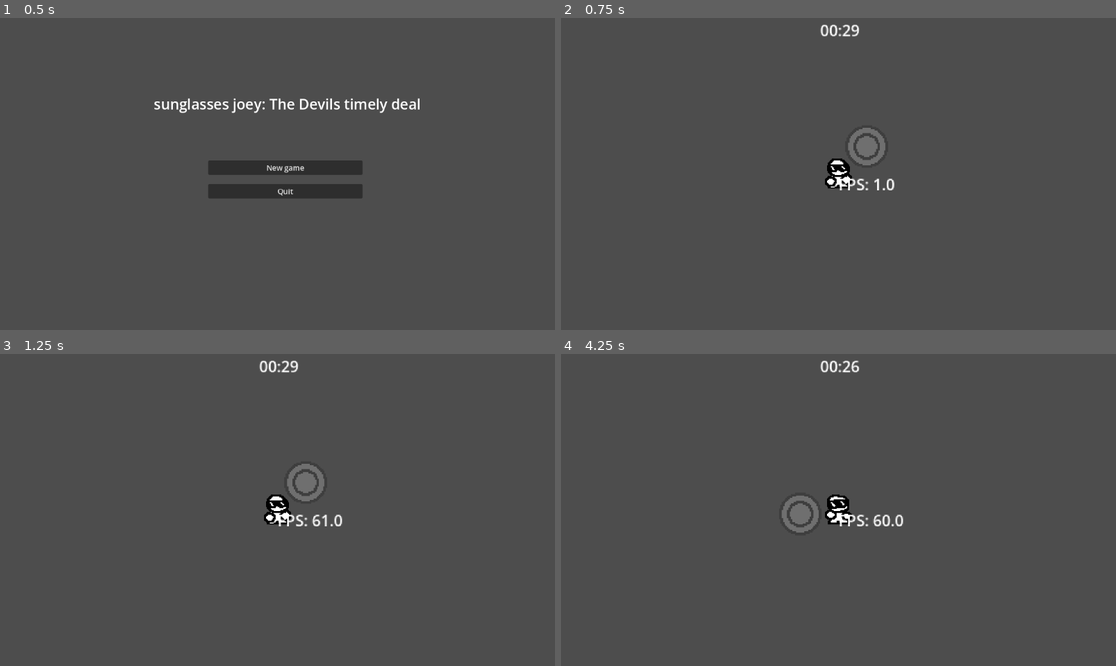
Above: before the commit, frames 1-4 (two rows, left to right).
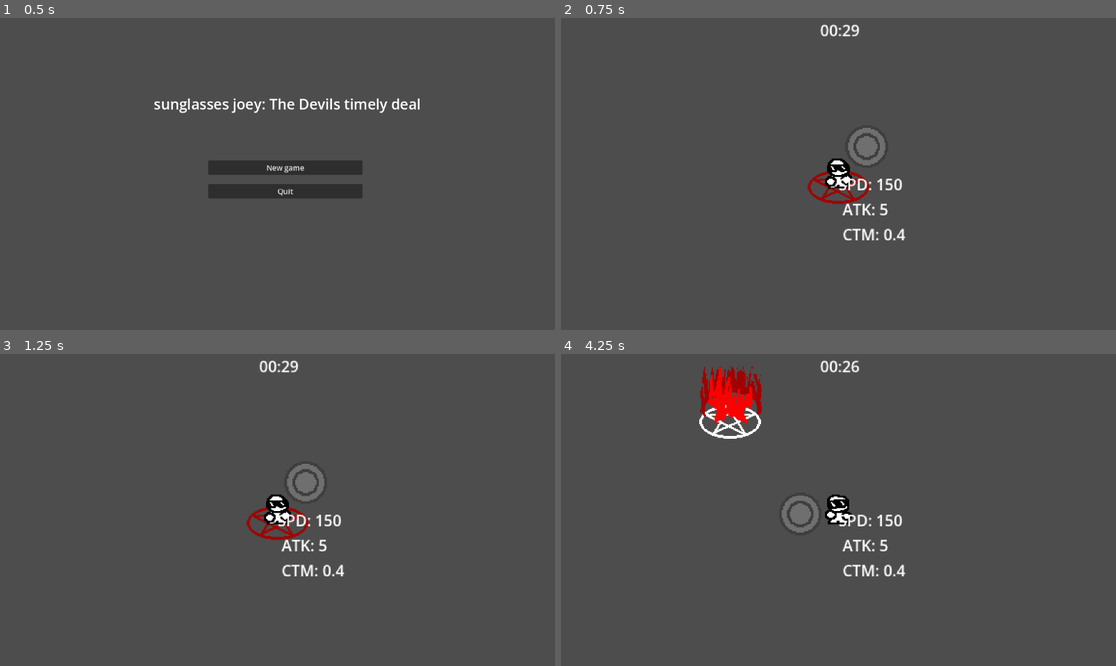
Above: after the commit, the same moments.

Repository: Daxlate/SunglassesJoey
Game: Godot game, scene res://scenes/main_menu.tscn
Same seed, same stepped clock (60 frames per second), same inputs: the game is played once before the commit and once after it.
Inputs (mouse positions are in pixels of both pictures, inside the frame that each line leads up to):
- Up to frame 1 (0.5 s): no input
- Up to frame 2 (0.75 s): click "New game" at 0.5 s
- Up to frame 3 (1.25 s): no input
- Up to frame 4 (4.25 s): click (716, 438) at 1.25 s, where only the run after the commit has a clickable "Edit me"; click (716, 578) at 2 s, where only the run after the commit has a clickable "Edit me"; move the mouse to (960, 494) at 2.77 s; hold D (MoveRight) 2.78-3.53 s; click (960, 494) at 2.85 s; move the mouse to (727, 525) at 3.52 s; hold S (MoveDown) from 3.53 s (still down); right-click (727, 525) at 3.6 s; click (727, 525) at 3.8 s

Frame 1 is identical in both runs. In frame 2, 0.9% of the frame differs, in the area x 44-63%, y 48-72%; in frame 3, 0.9%; in frame 4, 2.3%, in the area x 24-63%, y 3-72%.

Commit message:
Upgrades implemented

Diff:
--- a/scenes/mainscene.tscn
+++ b/scenes/mainscene.tscn
@@ -2,6 +2,7 @@
 
 [ext_resource type="Script" uid="uid://bqi287ck35rgk" path="res://scripts/Maincontrol.gd" id="1_4c2fu"]
 [ext_resource type="PackedScene" uid="uid://cabmdlahw5det" path="res://scenes/Sunglassesjoey.tscn" id="1_wtdyi"]
+[ext_resource type="PackedScene" uid="uid://bdkuo06wo2gwb" path="res://scripts/pentagramcorrect.tscn" id="3_mo382"]
 [ext_resource type="Script" uid="uid://bs86emueorrs2" path="res://scripts/thetimer.gd" id="3_nx3wj"]
 [ext_resource type="PackedScene" uid="uid://d4hfhuawifr8v" path="res://scenes/game_over.tscn" id="4_4c2fu"]
 
@@ -36,6 +37,8 @@
 unique_name_in_owner = true
 position = Vector2(-512, -453)
 rotation = 0.014519792
+
+[node name="Pentagram" parent="." unique_id=1269892955 instance=ExtResource("3_mo382")]
 
 [node name="Boundaries" type="Node2D" parent="." unique_id=284425844]
 
--- a/scripts/JoeyMovement.gd
+++ b/scripts/JoeyMovement.gd
@@ -3,12 +3,14 @@
 var is_gun = false
 var speed = 150
 var cooldown = false
-var upgrades = [false]
+var upgrades = [false, false, false]
+var attack = 5
 @onready var Crosshair = $Crosshair/Marker2D
-@onready var The_timer = get_node("/root/Mainscene/Thetimer")
+@onready var cooltime = $Timer.wait_time
+@onready var The_timer = get_node_or_null("/root/Mainscene/Thetimer")
 
 func _process(delta):
-
+	$Label.text = "SPD: " + str(speed) + "\n ATK: " + str(attack) + "\n CTM: " + str(cooltime)
 	var gun_position = Vector2(1, 1)
 	var angle_to_mouse = gun_position.angle_to_point(get_local_mouse_position())
 	var usable_angle = rad_to_deg(angle_to_mouse)
@@ -18,7 +20,7 @@
 	if (Input.is_action_just_pressed("shoot") && cooldown == false):
 		cooldown = true
 		shoot(usable_angle)
-		$Timer.start()
+		$Timer.start(cooltime)
 		print("it did")
 
 func shoot(angle_radians):
@@ -49,9 +51,10 @@
 	$AnimatedSprite2D.play("punch")
 
 func take_damage():
-	if The_timer.has_method("change_time"):
-			The_timer.change_time(-1)
-	print("ouch")
+	if(The_timer != null):
+		if The_timer.has_method("change_time"):
+				The_timer.change_time(-1)
+		print("ouch")
 
 func _on_timer_timeout() -> void:
 	print("poopoop")
--- a/scripts/basic_goon.gd
+++ b/scripts/basic_goon.gd
@@ -38,7 +38,7 @@
 
 func take_damage():
 	$AnimationPlayer.play("Hurt")
-	health -= 5
+	health -= player.attack
 	if health <= 0:
 		if The_timer.has_method("change_time"):
 			The_timer.change_time(3)
--- a/scripts/label.gd
+++ b/scripts/label.gd
@@ -1,4 +1,5 @@
 extends Label
+#@onready var joey = get_node("/root/TestingScene/Joey")
 
-func _process(delta: float) -> void:
-	text = "FPS: " + str(Engine.get_frames_per_second())
+#func _process(delta: float) -> void:
+	#text = "ATK: " + str(joey.attack) + "\nSPD: " + str(joey.speed) + "\nCDW: " + str(joey.cooltime)
--- a/scripts/pentagram.gd
+++ b/scripts/pentagram.gd
@@ -1,72 +1,95 @@
 extends Area2D
 var State = 0
 var joey = null
+var generated_upgrade = false
 var buttonstate = false
-#@onready var Upgrade = $Upgrade1
+var upgrade1 = null
+var upgrade2 = null
+var times = 0
+var vis = false
 
 func _process(delta):
-	%PentagramFloor.position = global_position
+	%PentagramFloor.position = position
+	%ExtraEffects.position = position + Vector2(1, -12)
 	var OverlappingBody = get_overlapping_bodies()
 	Everythingvisibility(false)
 	if OverlappingBody.size() > 0:
 		joey = OverlappingBody.front()
+		if (generated_upgrade == false):
+			generate_upgrade(1)
+			generate_upgrade(2)
 		if (State == 1):
 			Everythingvisibility(true)
-			%Upgrade1.UpdateTitle()
+			%Upgrade1.Update()
+			%Upgrade2.Update()
 			$LadyD/AnimatedSprite2D.play("LadyD")
 
 func Everythingvisibility(state: bool):
 	$LadyD/ColorRect.visible = state
 	$LadyD/AnimatedSprite2D.visible = state
-	$LadyD/Upgrade1/UpgradeDesc1.visible = state
-	$LadyD/Upgrade1/UpgradeIcon1.visible = state
-	$LadyD/Upgrade1/UpgradeTitle1.visible = state
+	$LadyD/Upgrade1/UpgradeDesc.visible = state
+	$LadyD/Upgrade1/UpgradeIcon.visible = state
+	$LadyD/Upgrade1/UpgradeTitle.visible = state
+	$LadyD/Upgrade2/UpgradeDesc.visible = state
+	$LadyD/Upgrade2/UpgradeIcon.visible = state
+	$LadyD/Upgrade2/UpgradeTitle.visible = state
 
 	var buttonstate = state
 	if state:
 		%Upgrade1.texture_normal = load("res://Sprites/UpgradesIcon/UpgradesHolder1.png")
+		%Upgrade2.texture_normal = load("res://Sprites/UpgradesIcon/UpgradesHolder1.png")
+		vis = true
 	else:
 		%Upgrade1.texture_normal = load("res://Sprites/UpgradesIcon/UpgradesHolder3.png")
+		%Upgrade2.texture_normal = load("res://Sprites/UpgradesIcon/UpgradesHolder3.png")
+		vis = false
 
 
 
 func _on_timer_timeout():
-	$Label.text = "yippe"
 	TurnOn()
-
 func TurnOff():
 	State = 0
 	%PentagramFloor.play("Off")
 func TurnOn():
 	State = 1
+	upgrade1 = null
+	generated_upgrade = false
 	%PentagramFloor.play("LightUp")
 	%ExtraEffects.play("Animation")
-
 func _on_pentagram_floor_animation_finished():
 	if State == 1:
 		%PentagramFloor.play("On")
-		$Label.text = "sauce"
-
 func _on_extra_effects_animation_finished():
 	%ExtraEffects.play("Off")
+func generate_upgrade(which: int):
+	times += 1
+	var randomupgrade = randi_range(0,2)
+	if (joey.upgrades.count(false) > 1):
+		while (joey.upgrades[randomupgrade]):
+			randomupgrade = randi_range(0,1)
+		if (upgrade1 == null):
+			upgrade1 = randomupgrade
+		elif (upgrade1 == randomupgrade):
+			while (upgrade1 == randomupgrade):
+				randomupgrade = randi_range(0,1)
+	var upgradebutton = get_node("%Upgrade" + str(which))
+	upgradebutton.Upgrade = randomupgrade
+	generated_upgrade = true
 
 
-func _on_upgrade_1_pressed() -> void:
-	TurnOff()
-	$Timer.start()
-	$Label.text = "SASDASD"
-	if (joey != null):
-		var where = joey.upgrades.size() + 1
-		joey.upgrades[0] = true
-		joey.speed += 100
-
-
-func _on_button_pressed() -> void:
-	if buttonstate:
+func _on_upgrade_pressed(source: BaseButton) -> void:
+	if vis:
 		TurnOff()
 		$Timer.start()
-		$Label.text = "SASDASD"
 		if (joey != null):
-			var where = joey.upgrades.size() + 1
-			joey.upgrades[0] = true
-			joey.speed += 100
+			match (source.Upgrade):
+				0:
+					#joey.upgrades[0] = true
+					joey.speed += 100
+				1:
+					#joey.upgrades[1] = true
+					joey.attack += 3
+				2:
+					joey.upgrades[2] = true
+					joey.cooltime = joey.cooltime * 0.75
--- a/scripts/pentagramcorrect.tscn
+++ b/scripts/pentagramcorrect.tscn
@@ -6,6 +6,17 @@
 [ext_resource type="Texture2D" uid="uid://cv0md4aftfur2" path="res://Sprites/UpgradesIcon/UpgradeIcon1.png" id="4_k5ok5"]
 
 [node name="Pentagram" unique_id=1269892955 instance=ExtResource("1_habj7")]
+
+[node name="ExtraEffects" parent="." index="0" unique_id=509498160]
+frame_progress = 0.0
+
+[node name="Label" parent="." index="2" unique_id=1146261009]
+visible = false
+offset_left = 16.0
+offset_top = 16.0
+offset_right = 70.0
+offset_bottom = 61.0
+theme_override_font_sizes/font_size = 16
 
 [node name="Timer" parent="." index="3" unique_id=829150403]
 wait_time = 3.0
@@ -23,30 +34,30 @@
 [node name="Upgrade1" type="TextureButton" parent="LadyD" index="2" unique_id=597344761]
 unique_name_in_owner = true
 visibility_layer = 2
-offset_left = 64.0
-offset_top = 64.0
-offset_right = 608.0
-offset_bottom = 320.0
+offset_left = 48.0
+offset_top = 48.0
+offset_right = 592.0
+offset_bottom = 304.0
 texture_normal = ExtResource("2_7efxm")
 stretch_mode = 0
 script = ExtResource("3_10ngd")
 
-[node name="UpgradeIcon1" type="Sprite2D" parent="LadyD/Upgrade1" index="0" unique_id=1657021687]
+[node name="UpgradeIcon" type="Sprite2D" parent="LadyD/Upgrade1" index="0" unique_id=1657021687]
 position = Vector2(80, 80)
 scale = Vector2(2, 2)
 texture = ExtResource("4_k5ok5")
 
-[node name="UpgradeTitle1" type="Label" parent="LadyD/Upgrade1" index="1" unique_id=1188491644]
+[node name="UpgradeTitle" type="Label" parent="LadyD/Upgrade1" index="1" unique_id=1188491644]
 layout_mode = 0
 offset_left = 154.0
 offset_top = 62.0
 offset_right = 322.0
 offset_bottom = 93.0
 theme_override_font_sizes/font_size = 22
-text = "Edit me daddy"
+text = "Edit me"
 uppercase = true
 
-[node name="UpgradeDesc1" type="RichTextLabel" parent="LadyD/Upgrade1" index="2" unique_id=1265301683]
+[node name="UpgradeDesc" type="RichTextLabel" parent="LadyD/Upgrade1" index="2" unique_id=1265301683]
 layout_mode = 0
 offset_left = 27.0
 offset_top = 141.0
@@ -56,4 +67,41 @@
 theme_override_font_sizes/normal_font_size = 16
 text = "please for the love of god edit me i want nothing more in this existence than to be edited"
 
-[connection signal="pressed" from="LadyD/Upgrade1" to="." method="_on_upgrade_1_pressed"]
+[node name="Upgrade2" type="TextureButton" parent="LadyD" index="3" unique_id=1119972690]
+unique_name_in_owner = true
+visibility_layer = 2
+offset_left = 48.0
+offset_top = 336.0
+offset_right = 592.0
+offset_bottom = 592.0
+texture_normal = ExtResource("2_7efxm")
+stretch_mode = 0
+script = ExtResource("3_10ngd")
+
+[node name="UpgradeIcon" type="Sprite2D" parent="LadyD/Upgrade2" index="0" unique_id=2107763815]
+position = Vector2(80, 80)
+scale = Vector2(2, 2)
+texture = ExtResource("4_k5ok5")
+
+[node name="UpgradeTitle" type="Label" parent="LadyD/Upgrade2" index="1" unique_id=454036541]
+layout_mode = 0
+offset_left = 154.0
+offset_top = 62.0
+offset_right = 322.0
+offset_bottom = 93.0
+theme_override_font_sizes/font_size = 22
+text = "Edit me"
+uppercase = true
+
+[node name="UpgradeDesc" type="RichTextLabel" parent="LadyD/Upgrade2" index="2" unique_id=99641832]
+layout_mode = 0
+offset_left = 27.0
+offset_top = 141.0
+offset_right = 516.0
+offset_bottom = 232.0
+mouse_filter = 2
+theme_override_font_sizes/normal_font_size = 16
+text = "please for the love of god edit me i want nothing more in this existence than to be edited"
+
+[connection signal="pressed" from="LadyD/Upgrade1" to="." method="_on_upgrade_pressed" flags=18]
+[connection signal="pressed" from="LadyD/Upgrade2" to="." method="_on_upgrade_pressed" flags=18]
--- a/scripts/upgrade_1.gd
+++ b/scripts/upgrade_1.gd
@@ -1,22 +1,27 @@
 extends TextureButton
-var Upgrade = 0
+var Upgrade = 1
 var Title = ""
 var Desc = ""
 var lines = []
-const FILEPATH = "res://UpgradesText.txt"
+var filepath
 const DESCRIPTIONPATH = "res://UpgradesDescriptions.txt"
 
 
+func Update():
+	UpdateTitle()
+	UpdateDesc()
+	UpdateIcon()
 
 func UpdateTitle():
+		filepath = "res://UpgradesText.txt"
 		var file = FileAccess.open("res://UpgradesText.txt", FileAccess.READ)
 		while not file.eof_reached():
 			lines.append(file.get_line())
-			$UpgradeTitle1.text = read_specific_line(Upgrade)
+			$UpgradeTitle.text = read_specific_line(Upgrade)
 
 func read_specific_line(line_number: int) -> String:
 	# Open the file in read mode
-	var file = FileAccess.open(FILEPATH, FileAccess.READ)
+	var file = FileAccess.open(filepath, FileAccess.READ)
 	if not file:
 		return "ERROR NOT FILE"
 
@@ -29,3 +34,14 @@
 		return lines[line_number]
 	else:
 		return "Line number out of bounds."
+
+func UpdateDesc():
+		filepath = "res://UpgradesDescriptions.txt"
+		var file = FileAccess.open("res://UpgradesDescriptions.txt", FileAccess.READ)
+		while not file.eof_reached():
+			lines.append(file.get_line())
+			$UpgradeDesc.text = read_specific_line(Upgrade)
+
+func UpdateIcon():
+		var path = "res://Sprites/UpgradesIcon/UpgradeIcon" + str(Upgrade) + ".png"
+		$UpgradeIcon.texture = load(path)
Binary file changed: Sprites/Lady_D.aseprite
Binary file changed: Sprites/UpgradeIcon.aseprite
Binary file added: Sprites/UpgradesIcon/UpgradeIcon0.png
Not shown, added: Sprites/UpgradesIcon/UpgradeIcon0.png.import
Binary file changed: Sprites/UpgradesIcon/UpgradeIcon1.png
Binary file added: Sprites/UpgradesIcon/UpgradeIcon2.png
Not shown, added: Sprites/UpgradesIcon/UpgradeIcon2.png.import
Not shown, changed: UpgradesDescriptions.txt
Not shown, changed: UpgradesText.txt
Not shown: 1 places in scenes/basic_goon.tscn that only renumber resources
